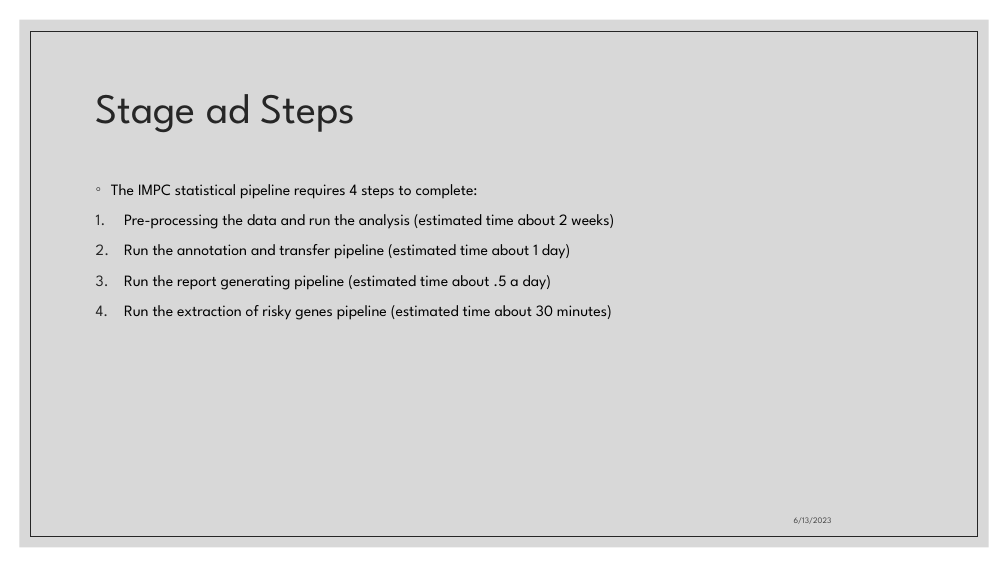
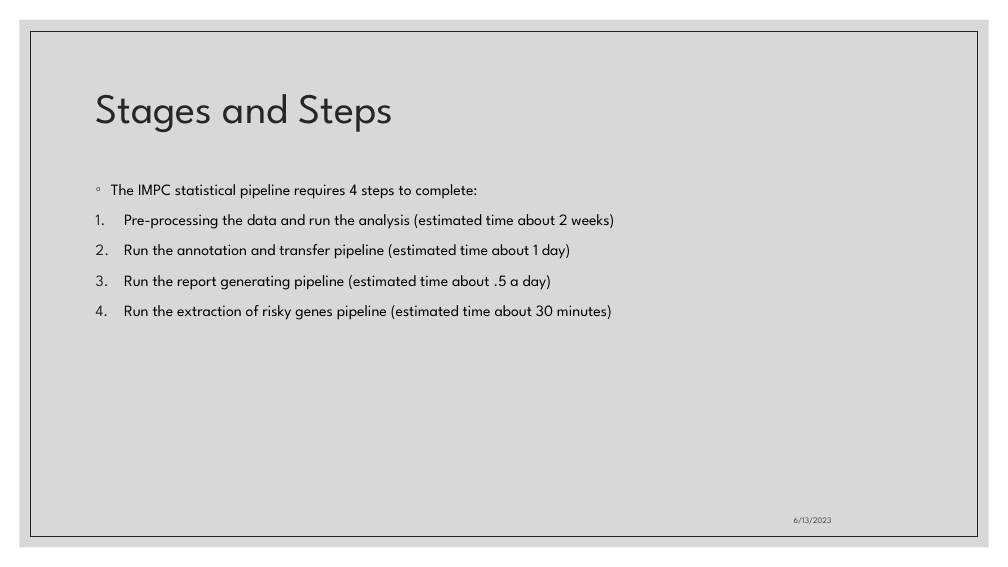
Before and after one commit to mpi2/impc_stats_pipeline, a slide deck: slide 2 of Slides/How to execute the IMPC statistical pipeline.pptx. Drawn at 1008x567 pixels with LibreOffice and Linux fonts; fonts in the diff are those of the drawing. Boxes give left, top, right and bottom in pixels: in the first picture for what was removed or moved away, otherwise in the second. Text is boxed around its words. In the diff, an @@ line names an element or a change of style, - is before the commit and + after.

```diff
--- a/Slides/How to execute the IMPC statistical pipeline.pptx
+++ b/Slides/How to execute the IMPC statistical pipeline.pptx
@@ title at [96,94,394,132]: text changed @@
-Stage ad Steps
+Stages and Steps
```
Also in this commit, not shown: 7 other slides changed, 2 slides added.
